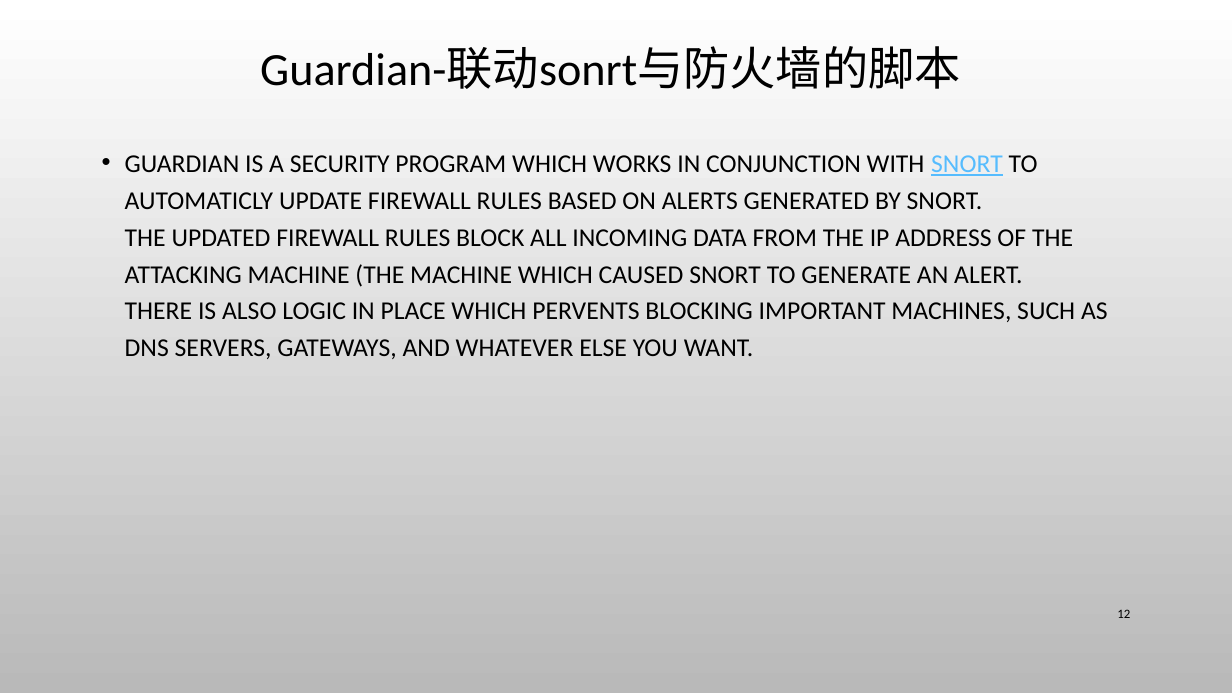
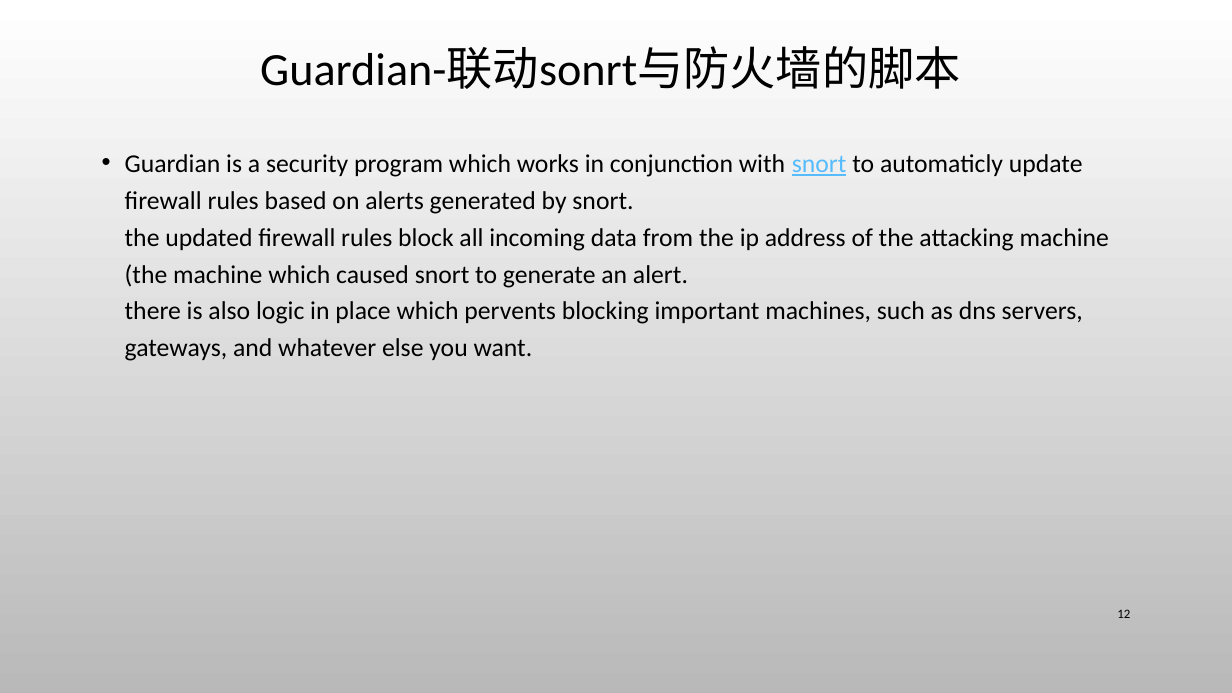
Before and after one commit to CUCCS/ns, a slide deck: slide 12 of 2016-2/HJJ_ZL/flippedclassroom/Snort入侵检测防御系统.pptx. Drawn at 1232x693 pixels with LibreOffice and Linux fonts; fonts in the diff are those of the drawing; background and template pictures are left out. Boxes give left, top, right and bottom in pixels: in the first picture for what was removed or moved away, otherwise in the second. Text is boxed around its words. In the diff, an @@ line names an element or a change of style, - is before the commit and + after.

```diff
--- a/2016-2/HJJ_ZL/flippedclassroom/Snort入侵检测防御系统.pptx
+++ b/2016-2/HJJ_ZL/flippedclassroom/Snort入侵检测防御系统.pptx
@@ text at (125, 154, 1109, 361): text changed @@
-• GUARDIAN IS A SECURITY PROGRAM WHICH WORKS IN CONJUNCTION WITH SNORT TO AUTOMATICLY UPDATE FIREWALL RULES BASED ON ALERTS GENERATED BY SNORT.
-  THE UPDATED FIREWALL RULES BLOCK ALL INCOMING DATA FROM THE IP ADDRESS OF THE ATTACKING MACHINE (THE MACHINE WHICH CAUSED SNORT TO GENERATE AN ALERT.
-  THERE IS ALSO LOGIC IN PLACE WHICH PERVENTS BLOCKING IMPORTANT MACHINES, SUCH AS DNS SERVERS, GATEWAYS, AND WHATEVER ELSE YOU WANT.
+• Guardian is a security program which works in conjunction with snort to automaticly update firewall rules based on alerts generated by snort.
+  the updated firewall rules block all incoming data from the ip address of the attacking machine (the machine which caused snort to generate an alert.
+  there is also logic in place which pervents blocking important machines, such as dns servers, gateways, and whatever else you want.
```
Also in this commit, not shown: 8 other slides changed, 4 slides added.
